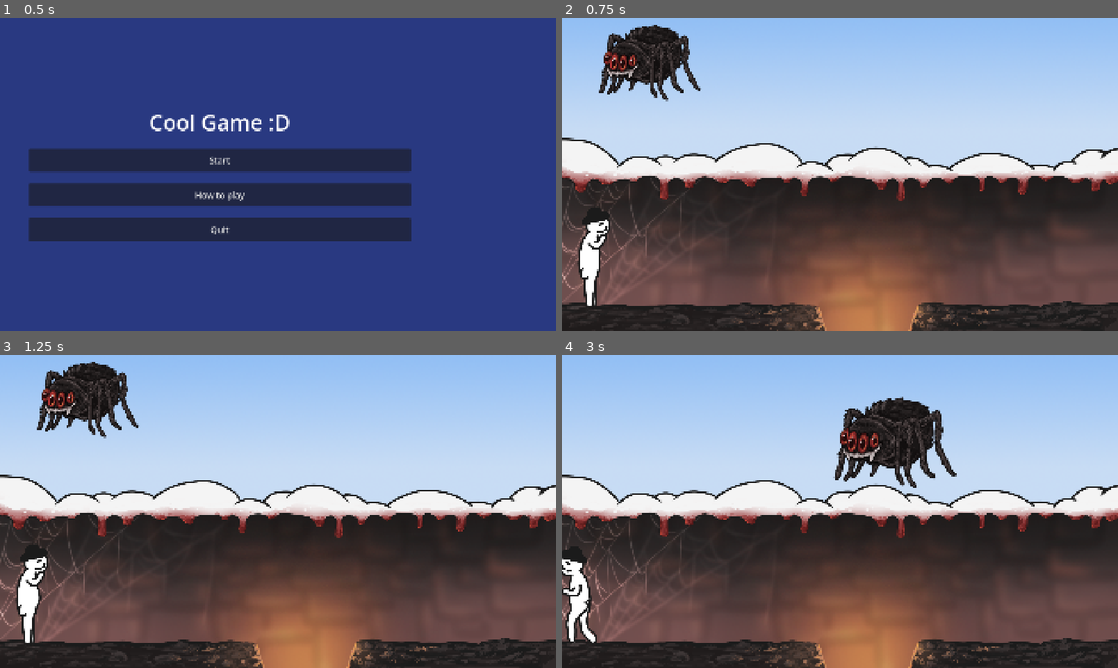
Above: before the commit, frames 1-4 (two rows, left to right).
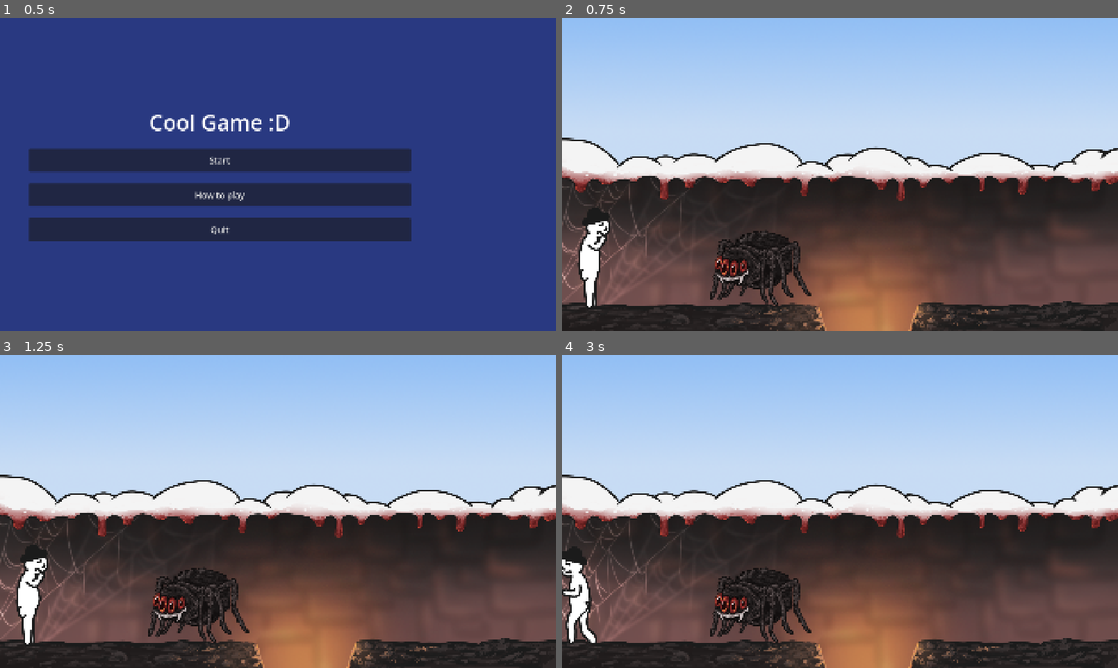
Above: after the commit, the same moments.

Repository: myryk31415/bimm-game-jam
Game: Godot game, scene res://scenes/main_menu.tscn
The game is run twice, just before and just after one commit, with the same random seed, the same clock (stepped at 60 frames per second) and the same inputs. The engine's default icon, where the game draws it, is replaced by a stand-in: a white triangle on a blue panel in a dark square.
Inputs (mouse positions are in pixels of both pictures, inside the frame that each line leads up to):
- Up to frame 1 (0.5 s): no input
- Up to frame 2 (0.75 s): click "Start" at 0.5 s
- Up to frame 3 (1.25 s): no input
- Up to frame 4 (3 s): tap Enter (ui_accept) at 1.25, 2.75 s; drag from (650, 398) to (895, 442) at 1.27 s; drag from (728, 527) to (812, 574) at 2.02 s; move the mouse to (895, 442) at 2.77 s; hold Left (left) from 2.78 s (still down); tap C (flip) at 2.85 s; click (895, 442) at 2.92 s

Frame 1 is identical in both runs. In frame 2, 5.2% of the frame differs, in the area x 2-45%, y 2-93%; in frame 3, 5.2%; in frame 4, 6.4%, in the area x 0-71%, y 13-93%.

Commit message:
refinements
Signed-off-by: Paul Adam <adamp@posteo.de>

Diff:
--- a/project.godot
+++ b/project.godot
@@ -65,11 +65,13 @@
 flip={
 "deadzone": 0.2,
 "events": [Object(InputEventKey,"resource_local_to_scene":false,"resource_name":"","device":-1,"window_id":0,"alt_press …(191 unchanged characters)…
+, Object(InputEventKey,"resource_local_to_scene":false,"resource_name":"","device":-1,"window_id":0,"alt_pressed":false,"shift_pressed":false,"ctrl_pressed":false,"meta_pressed":false,"pressed":false,"keycode":0,"physical_keycode":69,"key_label":0,"unicode":101,"location":0,"echo":false,"script":null)
 ]
 }
 backflip={
 "deadzone": 0.2,
 "events": [Object(InputEventKey,"resource_local_to_scene":false,"resource_name":"","device":-1,"window_id":0,"alt_press …(191 unchanged characters)…
+, Object(InputEventKey,"resource_local_to_scene":false,"resource_name":"","device":-1,"window_id":0,"alt_pressed":false,"shift_pressed":false,"ctrl_pressed":false,"meta_pressed":false,"pressed":false,"keycode":0,"physical_keycode":81,"key_label":0,"unicode":113,"location":0,"echo":false,"script":null)
 ]
 }
 
--- a/scenes/level_1.tscn
+++ b/scenes/level_1.tscn
@@ -5,7 +5,7 @@
 [ext_resource type="Texture2D" uid="uid://bbbpj7xe0huv3" path="res://assets/Background.png" id="2_pa8r4"]
 [ext_resource type="PackedScene" uid="uid://r0caupxdyhlg" path="res://scenes/player.tscn" id="2_rus8k"]
 [ext_resource type="AudioStream" uid="uid://cjpsqn7ew8jcj" path="res://Sounds/ambience_cave.wav" id="4_5xbjy"]
-[ext_resource type="Texture2D" uid="uid://dugwq48t3s1uv" path="res://assets/Spider1.png" id="7_pa8r4"]
+[ext_resource type="Texture2D" uid="uid://o2mrp6teojan" path="res://assets/ElinAssets/Spider1.png" id="7_pa8r4"]
 [ext_resource type="PackedScene" uid="uid://dkfhmnuke066g" path="res://scenes/drag.tscn" id="8_15mv3"]
 
 [node name="Level1" type="Node2D" unique_id=444509381]
@@ -40,7 +40,8 @@
 position = Vector2(108, 820)
 
 [node name="Spinne" parent="." unique_id=996746160 instance=ExtResource("8_15mv3")]
-position = Vector2(304, 154)
+position = Vector2(686, 863)
+draggable = true
 texture = ExtResource("7_pa8r4")
 
 [connection signal="end_level" from="Player" to="." method="_on_player_end_level"]
--- a/scenes/player.tscn
+++ b/scenes/player.tscn
@@ -79,8 +79,9 @@
 	%AnimationPlayer.play(\"RESET\")
 "
 
-[sub_resource type="RectangleShape2D" id="RectangleShape2D_g2els"]
-size = Vector2(120, 344)
+[sub_resource type="CapsuleShape2D" id="CapsuleShape2D_d2wvv"]
+radius = 51.31
+height = 338.0
 
 [sub_resource type="SpriteFrames" id="SpriteFrames_ur7pv"]
 animations = [{
@@ -186,8 +187,8 @@
 script = SubResource("GDScript_qlg0r")
 
 [node name="CollisionShape2D" type="CollisionShape2D" parent="." unique_id=708228493]
-position = Vector2(-9.616506e-07, 1)
-shape = SubResource("RectangleShape2D_g2els")
+position = Vector2(-3.31, 1)
+shape = SubResource("CapsuleShape2D_d2wvv")
 
 [node name="AnimatedSprite2D" type="AnimatedSprite2D" parent="." unique_id=550679368]
 unique_name_in_owner = true
--- a/scripts/drag.gd
+++ b/scripts/drag.gd
@@ -1,4 +1,6 @@
 extends StaticBody2D
+
+@export var draggable: bool
 
 @export var texture: Texture2D:
 	set(value):
@@ -45,7 +47,7 @@
 
 func _on_input_event(_viewport: Node, event: InputEvent, _shape_idx: int) -> void:
 	if event is InputEventMouseButton and event.button_index == MOUSE_BUTTON_LEFT:
-		if event.is_pressed():
+		if event.is_pressed() and draggable:
 			is_grabbed = true
 			scale = Vector2(1.2, 1.2)
 			mouse_start_pos = get_global_mouse_position()
Binary file added: assets/ElinAssets/Bow.png
Not shown, added: assets/ElinAssets/Bow.png.import
Binary file added: assets/ElinAssets/Butterfly.png
Not shown, changed: assets/ElinAssets/Butterfly.png.import
Binary file added: assets/ElinAssets/Cloud.png
Not shown, added: assets/ElinAssets/Cloud.png.import
Binary file added: assets/ElinAssets/CuteSpider.png
Not shown, added: assets/ElinAssets/CuteSpider.png.import
Binary file added: assets/ElinAssets/Fart.png
Not shown, added: assets/ElinAssets/Fart.png.import
Binary file added: assets/ElinAssets/Fire.png
Not shown, added: assets/ElinAssets/Fire.png.import
(and 14 more such lines)
